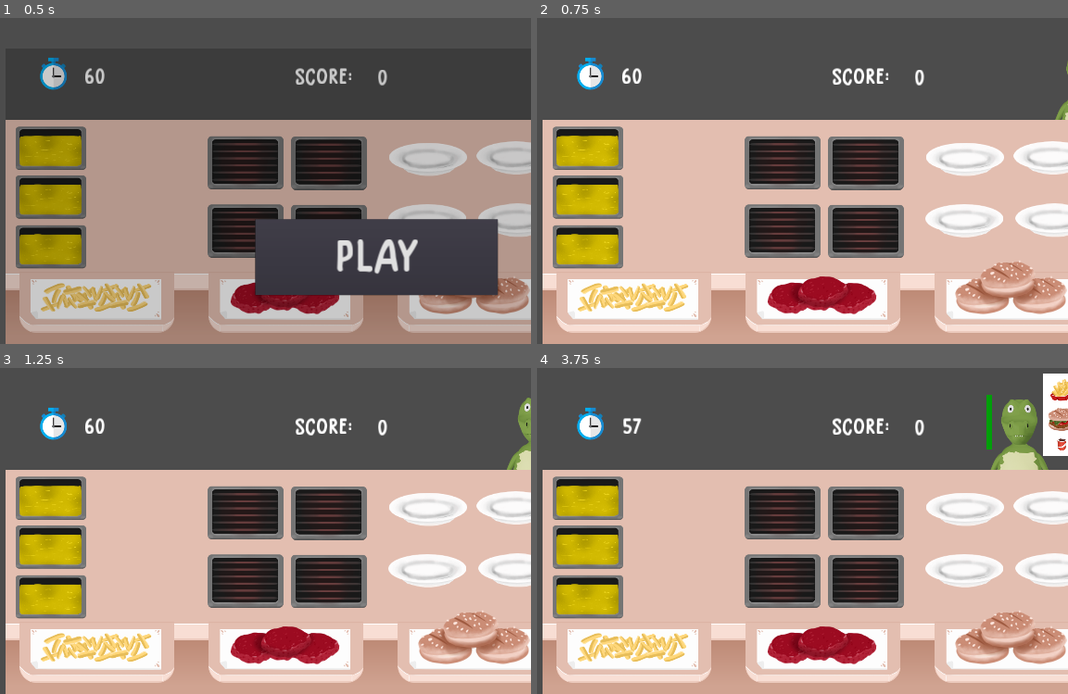
Above: before the commit, frames 1-4 (two rows, left to right).
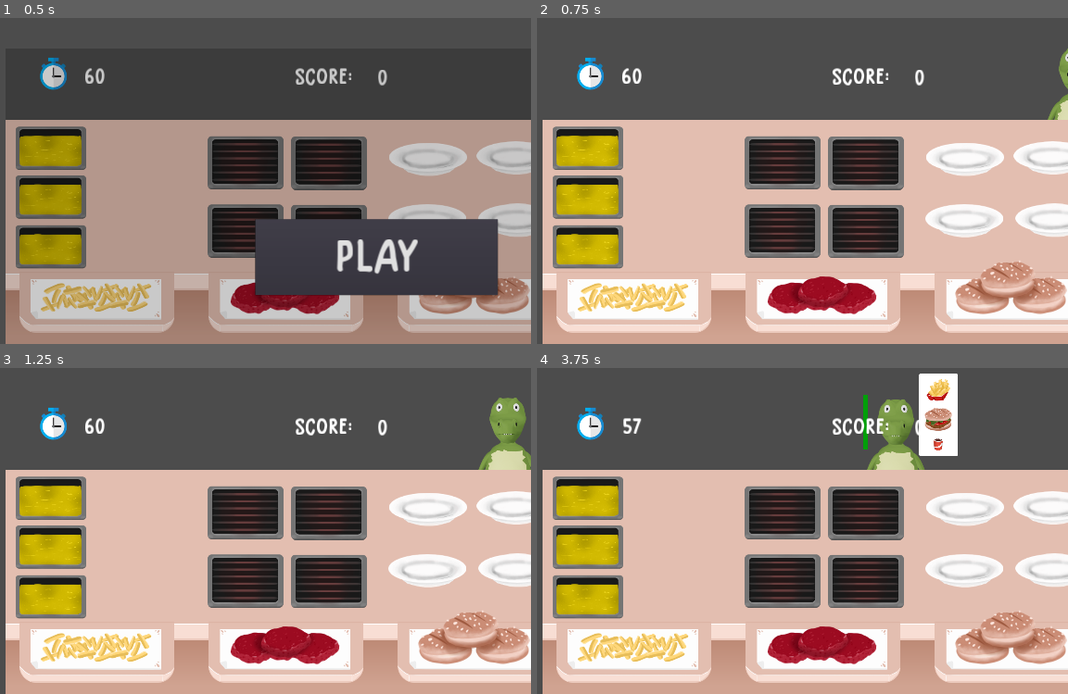
Above: after the commit, the same moments.

Repository: samuelpedrajas/MyVeganRestaurant
Game: Godot game, scene res://Scenes/Kitchen.tscn
Two runs of this game, one before a commit and one after it. Both use one fixed random seed, a clock stepped at 60 frames per second and the inputs below.
Inputs (mouse positions are in pixels of both pictures, inside the frame that each line leads up to):
- Up to frame 1 (0.5 s): no input
- Up to frame 2 (0.75 s): click "PLAY" at 0.5 s
- Up to frame 3 (1.25 s): no input
- Up to frame 4 (3.75 s): move the mouse to (781, 511) at 1.27 s; click (781, 511) at 1.42 s; move the mouse to (866, 511) at 2.02 s; click (866, 511) at 2.17 s; move the mouse to (781, 579) at 2.77 s; click (781, 579) at 2.92 s; move the mouse to (866, 579) at 3.52 s; click (866, 579) at 3.67 s

Frame 1 is identical in both runs. In frame 2, 0.3% of the frame differs, in the area x 96-100%, y 9-32%; in frame 3, 1.5%; in frame 4, 6.1%, in the area x 61-100%, y 1-32%.

Commit message:
final fixes

Diff:
--- a/Scenes/PatienceTimer.tscn
+++ b/Scenes/PatienceTimer.tscn
@@ -11,6 +11,7 @@
 script = ExtResource( 1 )
 
 [node name="Timer" type="Timer" parent="."]
+one_shot = true
 
 [node name="Progress" type="ProgressBar" parent="."]
 visible = false
--- a/Scripts/ClientArea.gd
+++ b/Scripts/ClientArea.gd
@@ -16,12 +16,12 @@
 
 export(float) var max_time = 60
 export(float) var max_arrival_time = 3.0
-export(float) var average_time_for_client = 3.0
+export(float) var average_time_for_client = 6.0
 export(float) var average_reward_for_client = 150.0
 export(Array) var category_probabilities = [0.4, 0.8, 0.5]
 export(int) var max_orders = 4
 
-export(float) var patience = 7.0 * average_time_for_client
+export(float) var patience = 3.0 * average_time_for_client
 export(float) var base_variability = 0.5
 export(float) var added_variability = 3.0
 export(float) var added_variability_percentage = 0.4
@@ -160,15 +160,15 @@
 	var clients_per_minimum = floor(num_added_var / minimums.size() / 2.0)
 	for maximum in maximums:
 		max_start.append(
-			floor(
+			min(floor(
 				(maximum * timeout_seconds.size()) - (clients_per_maximum / 2.0)
-			)
+			), usable_time)
 		)
 	for minimum in minimums:
 		min_start.append(
-			floor(
+			max(floor(
 				(minimum * timeout_seconds.size()) - (clients_per_minimum / 2.0)
-			)
+			), 1)
 		)
 
 	print("MAXIMUM START: %s" % [max_start])
@@ -279,7 +279,10 @@
 		orders.append(dish_obj)
 
 	orders = Utils.sort_by_attribute(orders, "order", "asc")
-	return orders
+	var order_list = []
+	for _order in orders:
+		order_list.append(_order["dish"])
+	return order_list
 
 
 func client_served(client):
--- a/Scripts/Kitchen.gd
+++ b/Scripts/Kitchen.gd
@@ -145,3 +145,5 @@
 func _on_Timer_timeout():
 	time -= 1
 	$HUD.set_time(time)
+	if time == 0:
+		get_tree().set_pause(true)
--- a/Scripts/PatienceTimer.gd
+++ b/Scripts/PatienceTimer.gd
@@ -9,17 +9,13 @@
 signal angry
 
 
-func countdown():
-	_count = patience_time
-	$Timer.start()
-
-
 func start(patience):
 	patience_time = patience
 	$Timer.set_paused(false)
 	$Timer.set_wait_time(self.resolution)
 	$Progress.show()
-	countdown()
+	_count = patience_time
+	$Timer.start()
 
 
 func add_patience(seconds):
@@ -38,9 +34,32 @@
 
 	$Progress.set_value(ellapsed_fraction * 100)
 
-	if _count < resolution:
+	if _testing_ai():
+		print("AI killed a Client!!!")
+	elif _count < resolution:
 		print("Client is angry!")
 		emit_signal("angry")
 		stop()
 	else:
 		$Timer.start()
+
+
+# TESTING
+
+
+func _testing_ai():
+	var enabled = true
+	var threshold = 0.5
+	if not enabled:
+		return false
+	var client = get_parent()
+	var average_time_for_client = client.get_parent().average_time_for_client
+	var current_time = patience_time - _count
+	if current_time - threshold > average_time_for_client:
+		return false
+	if current_time + threshold > average_time_for_client:
+		for dish in client.dishes:
+			client.get_parent().get_parent().get_parent().add_score(dish.profit)
+			client.remove_dish(dish)
+		return true
+	return false
